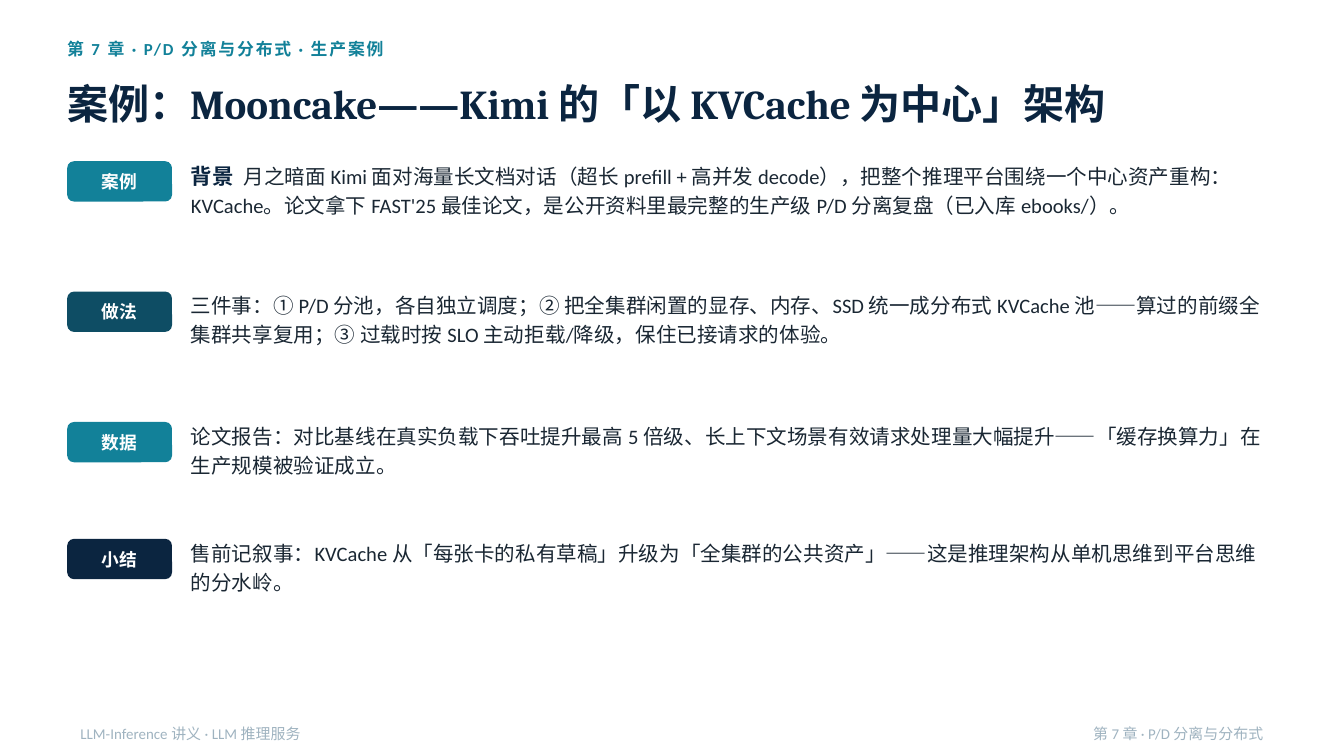
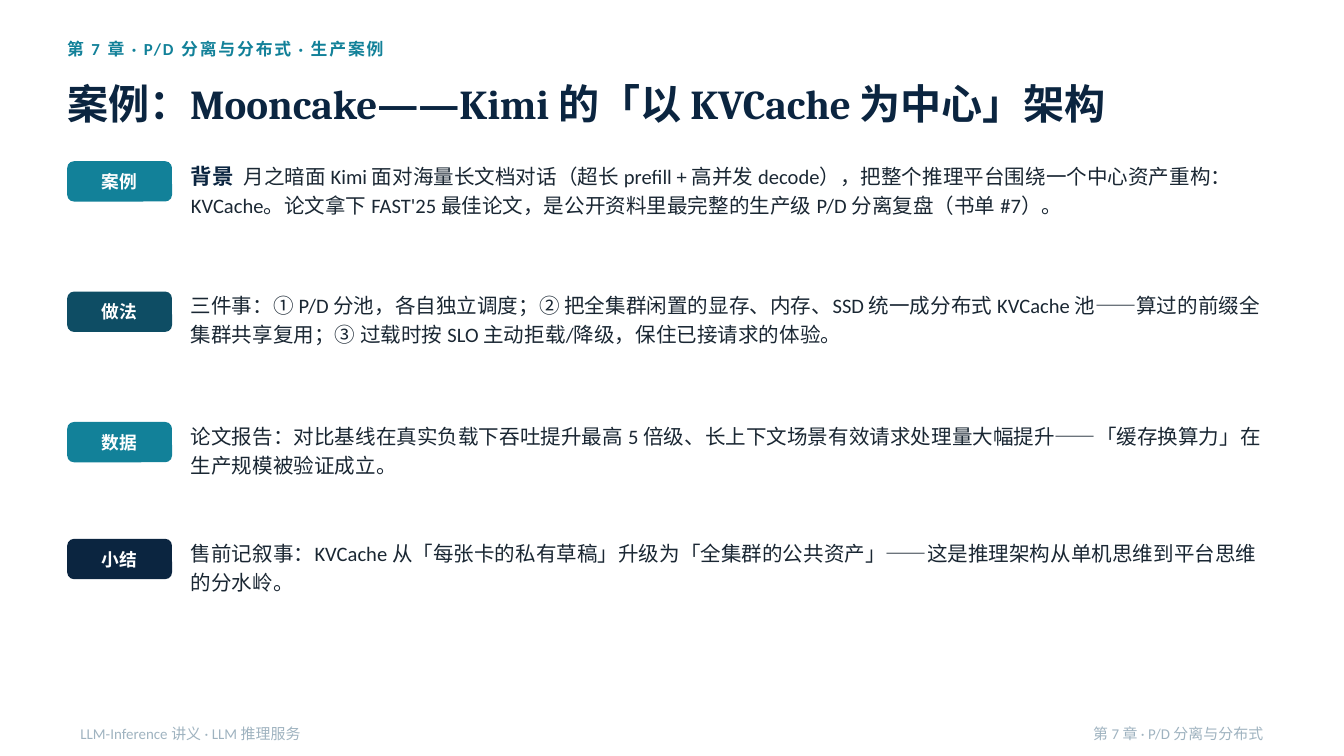
Before and after one commit to jasonlijiaxiang/myailearning-claudecode, a slide deck: slide 76 of PPT-version/LLM-Inference/LLM-Inference-讲义.pptx. Drawn at 1344x756 pixels with LibreOffice and Linux fonts; fonts in the diff are those of the drawing. Boxes give left, top, right and bottom in pixels: in the first picture for what was removed or moved away, otherwise in the second. Text is boxed around its words. In the diff, an @@ line names an element or a change of style, - is before the commit and + after.

```diff
--- a/PPT-version/LLM-Inference/LLM-Inference-讲义.pptx
+++ b/PPT-version/LLM-Inference/LLM-Inference-讲义.pptx
@@ text at <box>191,166,1231,215</box>: text changed @@
-背景 月之暗面 Kimi 面对海量长文档对话（超长 prefill + 高并发 decode），把整个推理平台围绕一个中心资产重构：KVCache。论文拿下 FAST'25 最佳论文，是公开资料里最完整的生产级 P/D 分离复盘（已入库 ebooks/）。
+背景 月之暗面 Kimi 面对海量长文档对话（超长 prefill + 高并发 decode），把整个推理平台围绕一个中心资产重构：KVCache。论文拿下 FAST'25 最佳论文，是公开资料里最完整的生产级 P/D 分离复盘（书单 #7）。
```
Also in this commit, not shown: 2 other slides changed, 20 other files.
